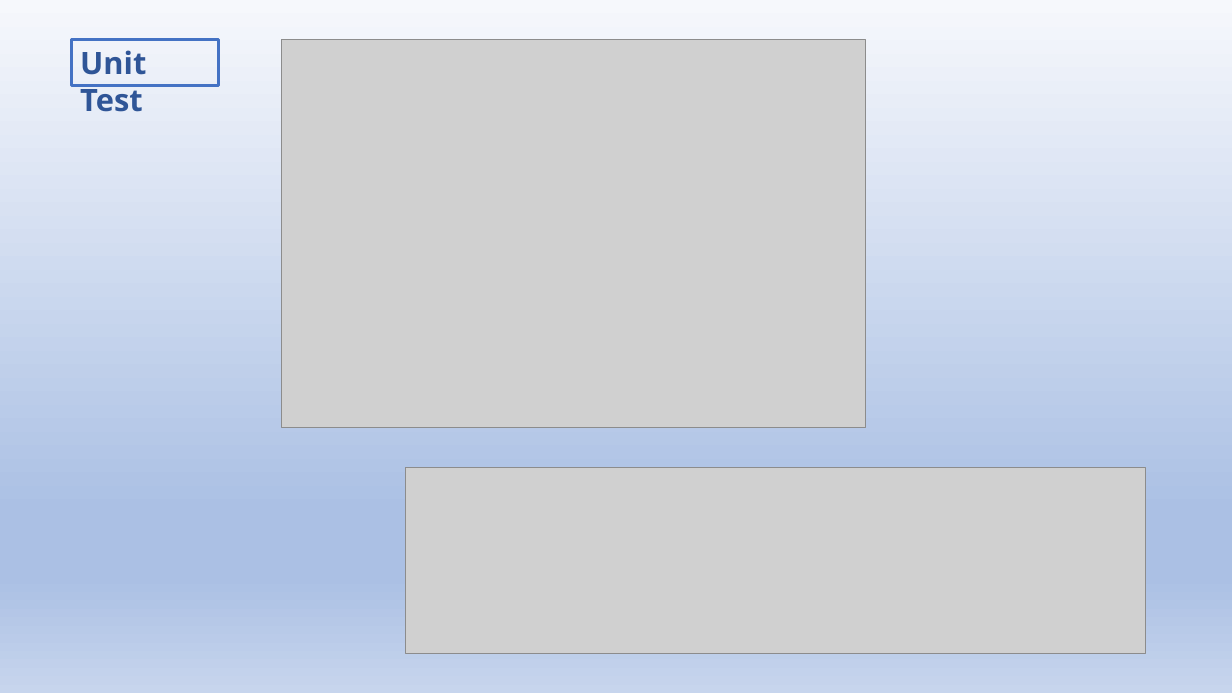
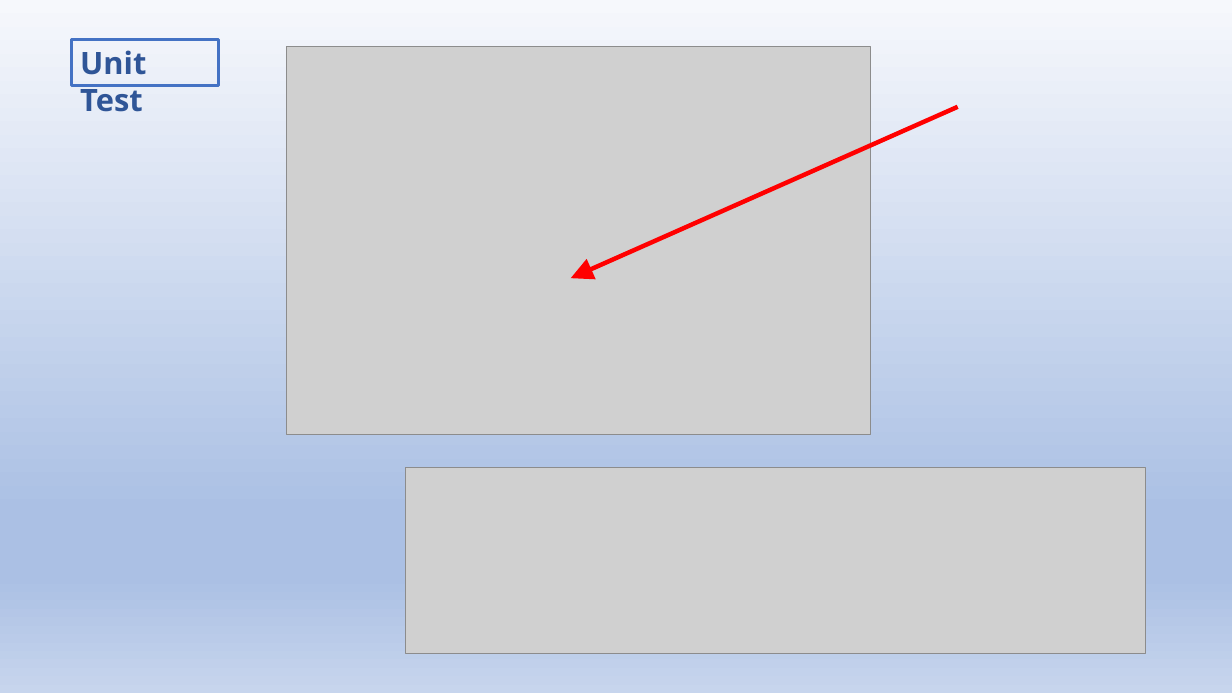
Before and after one commit to jwang1122/learnpython, a slide deck: slide 47 of Python Language.pptx (slide 41 before the commit). Drawn at 1232x693 pixels with LibreOffice and Linux fonts; fonts in the diff are those of the drawing; grey boxes stand for pictures. Boxes give left, top, right and bottom in pixels: in the first picture for what was removed or moved away, otherwise in the second. Text is boxed around its words. In the diff, an @@ line names an element or a change of style, - is before the commit and + after.

```diff
--- a/Python Language.pptx
+++ b/Python Language.pptx
@@ picture: place and size @@
-picture at box(281, 40, 865, 428)
+picture at box(287, 46, 871, 434)
@@ arrow added from (958, 107) to (571, 278), #FF0000 3.5 pt @@
```
Also in this commit, not shown: 13 other slides changed, 32 slides added, 1 slide removed, 21 other files.
